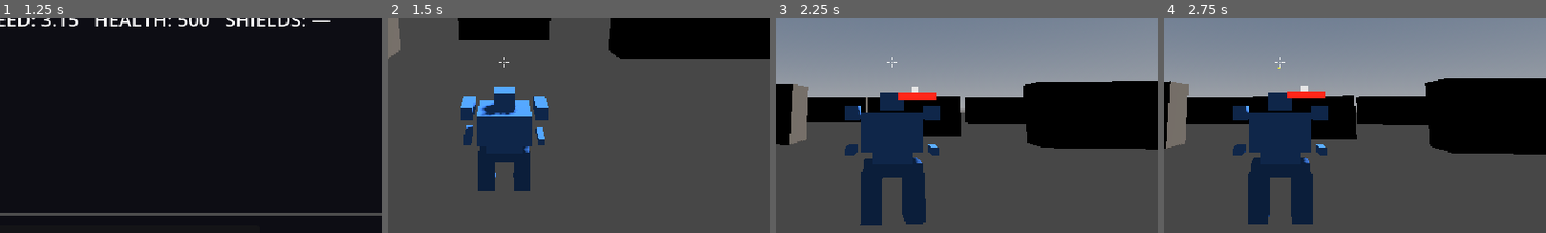
Above: before the commit, frames 1-4 (left to right).
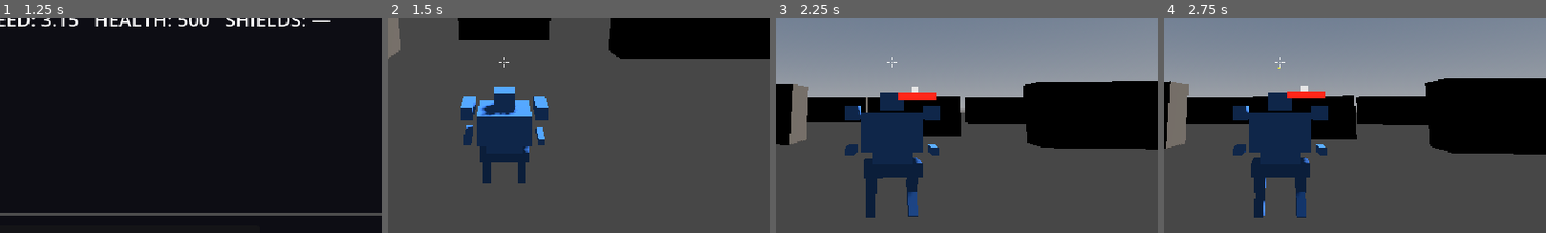
Above: after the commit, the same moments.

Repository: jonathandaley/Hardpoint
Game: Godot game, scene res://scenes/ui/TitleScreen.tscn
Same seed, same stepped clock (60 frames per second), same inputs: the game is played once before the commit and once after it.
Inputs (mouse positions are % of the whole screen's width and height, from its top left):
- Up to frame 1 (1.25 s): tap Enter (ui_accept) at 0.5, 0.77 s; move the mouse to (72, 45) at 0.52 s; press the mouse at (72, 45) at 0.53 s; hold D (move_right) from 0.53 s (still down)
- Up to frame 2 (1.5 s): release D (move_right) at 1.25 s; release the mouse at (72, 45) at 1.25 s; click "FIND MATCH" at 1.25 s
- Up to frame 3 (2.25 s): tap Enter (ui_accept) at 2 s; move the mouse to (45, 50) at 2.02 s; hold W (move_forward) from 2.03 s (still down); right-click (45, 50) at 2.1 s
- Up to frame 4 (2.75 s): keep holding W (move_forward); tap Enter (ui_accept) at 2.27 s
The pictures show only the part of the screen within x 35-85%, y 40-90%; the shares and areas given below are measured in that part.

Frame 1 is identical in both runs. In frame 2, 0.8% of the frame differs, in the area x 23-38%, y 61-81%; in frame 3, 1.8%, in the area x 22-40%, y 70-97%; in frame 4, 1.8%.

Commit message:
Digitigrade leg hierarchy + BipedLegs controller + body_scale
Legs:
- LeftHip/RightHip pivot nodes (25° forward) with upper leg segments
- LeftKnee/RightKnee pivot nodes (50° back relative) with lower leg segments
- Produces Z-curve chicken-walker silhouette; pivots are animation-ready
- No foot pads yet (need ankle counter-rotation when animation lands)

BipedLegs.gd:
- Attached to Legs node; owns velocity-facing and will own walk cycle
- Mech.gd delegates via legs.call("update_gait", ...) — no type coupling
- QuadLegs.gd will mirror this interface for four-legged mechs

MechDef: body_scale float (default 1.0); Arena applies as node scale
so collision shape scales automatically with the mesh

Co-Authored-By: Claude Sonnet 4.6 <noreply@anthropic.com>

Diff:
--- a/scenes/arena/Arena.gd
+++ b/scenes/arena/Arena.gd
@@ -39,6 +39,7 @@
 	player_mech.name = "PlayerMech"
 	player_mech.position = Vector3(-20, 0, 0)
 	player_mech.rotation_degrees = Vector3(0, -90, 0)
+	player_mech.scale = Vector3.ONE * mech_def.body_scale
 	player_mech.max_health = mech_def.max_health
 	player_mech.base_walk_speed = mech_def.walk_speed
 	player_mech.turn_acceleration = mech_def.turn_acceleration
@@ -50,6 +51,7 @@
 	bot_mech.name = "BotMech"
 	bot_mech.position = Vector3(20, 0, 0)
 	bot_mech.team = 1
+	bot_mech.scale = Vector3.ONE * bot_def.body_scale
 	bot_mech.max_health = bot_def.max_health
 	bot_mech.base_walk_speed = bot_def.walk_speed
 	bot_mech.turn_acceleration = bot_def.turn_acceleration
--- a/scenes/mech/Mech.tscn
+++ b/scenes/mech/Mech.tscn
@@ -1,10 +1,11 @@
-[gd_scene load_steps=12 format=3]
+[gd_scene load_steps=14 format=3]
 
 [ext_resource type="Script" path="res://scripts/Mech.gd" id="1"]
+[ext_resource type="Script" path="res://scripts/BipedLegs.gd" id="2"]
 [ext_resource type="PackedScene" path="res://scenes/weapons/RaycastGun.tscn" id="5"]
 [ext_resource type="PackedScene" path="res://scenes/weapons/ProjectileGun.tscn" id="8"]
 
-[sub_resource type="CapsuleShape3D" id="2"]
+[sub_resource type="CapsuleShape3D" id="3"]
 radius = 0.5
 height = 2.0
 
@@ -17,21 +18,24 @@
 shading_mode = 0
 
 [sub_resource type="BoxMesh" id="9"]
-size = Vector3(0.32, 0.75, 0.42)
+size = Vector3(0.95, 0.22, 0.52)
 
 [sub_resource type="BoxMesh" id="10"]
-size = Vector3(0.95, 0.22, 0.52)
+size = Vector3(0.18, 0.45, 0.18)
 
 [sub_resource type="BoxMesh" id="11"]
+size = Vector3(0.16, 0.42, 0.16)
+
+[sub_resource type="BoxMesh" id="12"]
 size = Vector3(0.65, 0.18, 0.58)
 
-[sub_resource type="BoxMesh" id="12"]
+[sub_resource type="BoxMesh" id="13"]
 size = Vector3(0.98, 0.60, 0.72)
 
-[sub_resource type="BoxMesh" id="13"]
+[sub_resource type="BoxMesh" id="14"]
 size = Vector3(0.22, 0.24, 0.52)
 
-[sub_resource type="BoxMesh" id="14"]
+[sub_resource type="BoxMesh" id="15"]
 size = Vector3(0.40, 0.30, 0.36)
 
 [node name="Mech" type="CharacterBody3D"]
@@ -39,50 +43,77 @@
 
 [node name="CollisionShape3D" type="CollisionShape3D" parent="."]
 position = Vector3(0, 1, 0)
-shape = SubResource("2")
+shape = SubResource("3")
 
 [node name="Legs" type="Node3D" parent="."]
+script = ExtResource("2")
 
-[node name="LeftLeg" type="MeshInstance3D" parent="Legs"]
-position = Vector3(-0.35, 0.38, 0)
+[node name="Hips" type="MeshInstance3D" parent="Legs"]
+position = Vector3(0, 0.82, 0)
 mesh = SubResource("9")
 surface_material_override/0 = SubResource("7")
 
-[node name="RightLeg" type="MeshInstance3D" parent="Legs"]
-position = Vector3(0.35, 0.38, 0)
-mesh = SubResource("9")
+[node name="LeftHip" type="Node3D" parent="Legs"]
+position = Vector3(-0.35, 0.82, 0)
+rotation = Vector3(0.436, 0, 0)
+
+[node name="UpperLeft" type="MeshInstance3D" parent="Legs/LeftHip"]
+position = Vector3(0, -0.225, 0)
+mesh = SubResource("10")
 surface_material_override/0 = SubResource("7")
 
-[node name="Hips" type="MeshInstance3D" parent="Legs"]
-position = Vector3(0, 0.82, 0)
+[node name="LeftKnee" type="Node3D" parent="Legs/LeftHip"]
+position = Vector3(0, -0.45, 0)
+rotation = Vector3(-0.873, 0, 0)
+
+[node name="LowerLeft" type="MeshInstance3D" parent="Legs/LeftHip/LeftKnee"]
+position = Vector3(0, -0.21, 0)
+mesh = SubResource("11")
+surface_material_override/0 = SubResource("7")
+
+[node name="RightHip" type="Node3D" parent="Legs"]
+position = Vector3(0.35, 0.82, 0)
+rotation = Vector3(0.436, 0, 0)
+
+[node name="UpperRight" type="MeshInstance3D" parent="Legs/RightHip"]
+position = Vector3(0, -0.225, 0)
 mesh = SubResource("10")
+surface_material_override/0 = SubResource("7")
+
+[node name="RightKnee" type="Node3D" parent="Legs/RightHip"]
+position = Vector3(0, -0.45, 0)
+rotation = Vector3(-0.873, 0, 0)
+
+[node name="LowerRight" type="MeshInstance3D" parent="Legs/RightHip/RightKnee"]
+position = Vector3(0, -0.21, 0)
+mesh = SubResource("11")
 surface_material_override/0 = SubResource("7")
 
 [node name="Torso" type="Node3D" parent="."]
 
 [node name="Waist" type="MeshInstance3D" parent="Torso"]
 position = Vector3(0, 1.02, 0)
-mesh = SubResource("11")
+mesh = SubResource("12")
 surface_material_override/0 = SubResource("4")
 
 [node name="Body" type="MeshInstance3D" parent="Torso"]
 position = Vector3(0, 1.42, 0)
-mesh = SubResource("12")
+mesh = SubResource("13")
 surface_material_override/0 = SubResource("4")
 
 [node name="ShoulderLeft" type="MeshInstance3D" parent="Torso"]
 position = Vector3(-0.68, 1.72, 0)
-mesh = SubResource("13")
+mesh = SubResource("14")
 surface_material_override/0 = SubResource("4")
 
 [node name="ShoulderRight" type="MeshInstance3D" parent="Torso"]
 position = Vector3(0.68, 1.72, 0)
-mesh = SubResource("13")
+mesh = SubResource("14")
 surface_material_override/0 = SubResource("4")
 
 [node name="Head" type="MeshInstance3D" parent="Torso"]
 position = Vector3(0, 1.92, 0)
-mesh = SubResource("14")
+mesh = SubResource("15")
 surface_material_override/0 = SubResource("4")
 
 [node name="HardpointLeft" type="Node3D" parent="Torso"]
--- /dev/null
+++ b/scripts/BipedLegs.gd
@@ -0,0 +1,34 @@
+class_name BipedLegs
+extends Node3D
+# Two-legged mech leg controller. Attach to the Legs node in a biped mech scene.
+#
+# Responsibilities:
+#   1. Rotate the whole Legs node to face the mech's velocity direction.
+#   2. Drive the walk-cycle animation (next session) by rotating the
+#      hip and knee pivots.
+#
+# Called by Mech._update_legs() each physics tick via:
+#   legs.call("update_gait", velocity, mech_basis, leg_rotation_speed, delta)
+#
+# For a four-legged mech, create QuadLegs.gd with the same update_gait()
+# signature and attach it to that mech's Legs node instead.
+
+@onready var left_hip:   Node3D = $LeftHip
+@onready var right_hip:  Node3D = $RightHip
+@onready var left_knee:  Node3D = $LeftHip/LeftKnee
+@onready var right_knee: Node3D = $RightHip/RightKnee
+
+func update_gait(velocity: Vector3, mech_basis: Basis, rot_speed: float, delta: float) -> void:
+	_face_velocity(velocity, mech_basis, rot_speed, delta)
+	# Walk cycle animation goes here next session.
+	# Will rotate left_hip/right_hip (swing) and left_knee/right_knee (flex)
+	# based on a phase offset driven by horizontal speed.
+
+func _face_velocity(velocity: Vector3, mech_basis: Basis, rot_speed: float, delta: float) -> void:
+	var horiz := Vector3(velocity.x, 0.0, velocity.z)
+	if horiz.length_squared() < 0.25:
+		return
+	var local_vel := mech_basis.inverse() * horiz
+	var target_y  := atan2(-local_vel.x, -local_vel.z)
+	var diff       := angle_difference(rotation.y, target_y)
+	rotation.y    += clamp(diff, -rot_speed * delta, rot_speed * delta)
--- a/scripts/Mech.gd
+++ b/scripts/Mech.gd
@@ -96,14 +96,7 @@
 	_update_legs(delta)
 
 func _update_legs(delta: float) -> void:
-	var horiz_vel := Vector3(velocity.x, 0.0, velocity.z)
-	if horiz_vel.length_squared() > 0.25:
-		# Convert world-space velocity to mech-local space so the angle is
-		# relative to legs.rotation.y (which is local, not world).
-		var local_vel := global_transform.basis.inverse() * horiz_vel
-		var target_y := atan2(-local_vel.x, -local_vel.z)
-		var diff := angle_difference(legs.rotation.y, target_y)
-		legs.rotation.y += clamp(diff, -leg_rotation_speed * delta, leg_rotation_speed * delta)
+	legs.call("update_gait", velocity, global_transform.basis, leg_rotation_speed, delta)
 
 func _handle_look() -> void:
 	var look: Vector2 = _input_source.get_look_delta()
--- a/scripts/MechDef.gd
+++ b/scripts/MechDef.gd
@@ -12,4 +12,5 @@
 @export var hardpoint_count: int = 2
 @export var turn_acceleration: float = 60.0   # m/s² per axis — how fast velocity changes direction
 @export var leg_rotation_speed: float = 15.0  # rad/s — how fast legs swing to match velocity
+@export var body_scale: float = 1.0            # uniform scale applied to the spawned mech node
 @export var scene: PackedScene                 # mech scene to instantiate in Arena
